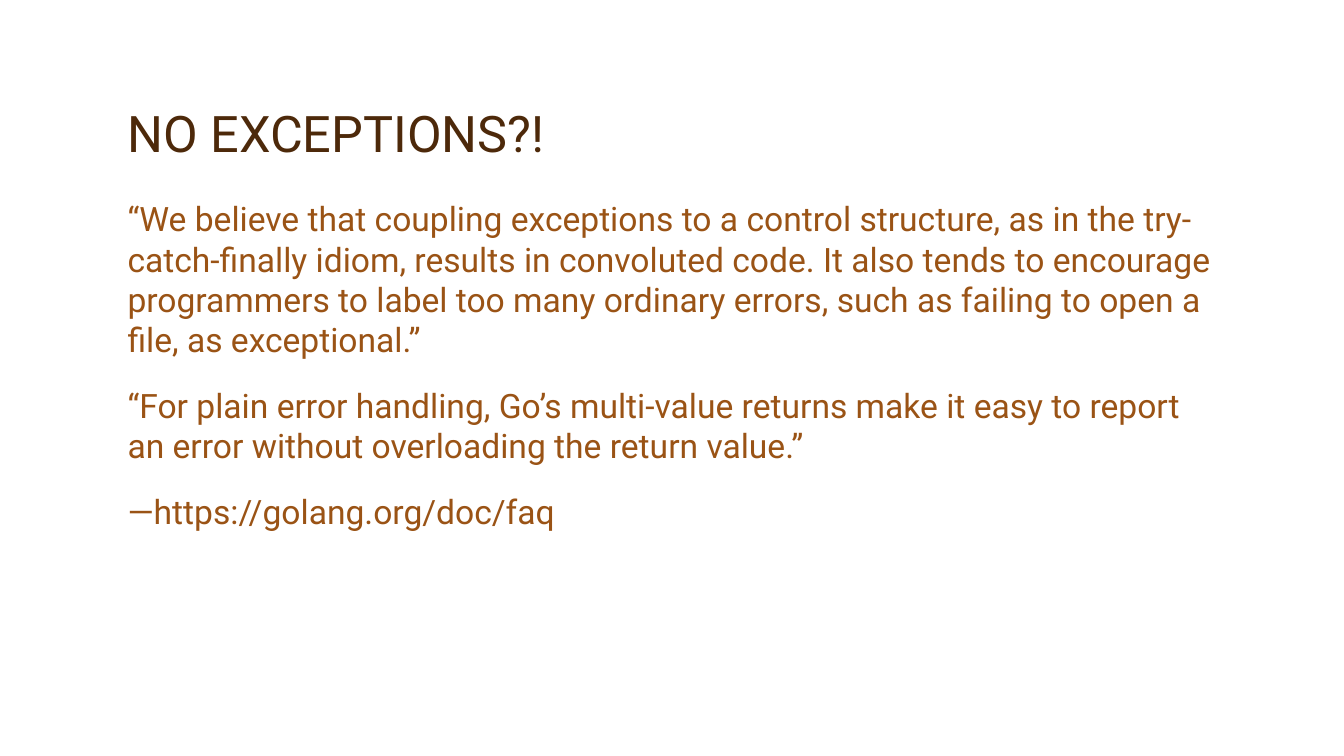
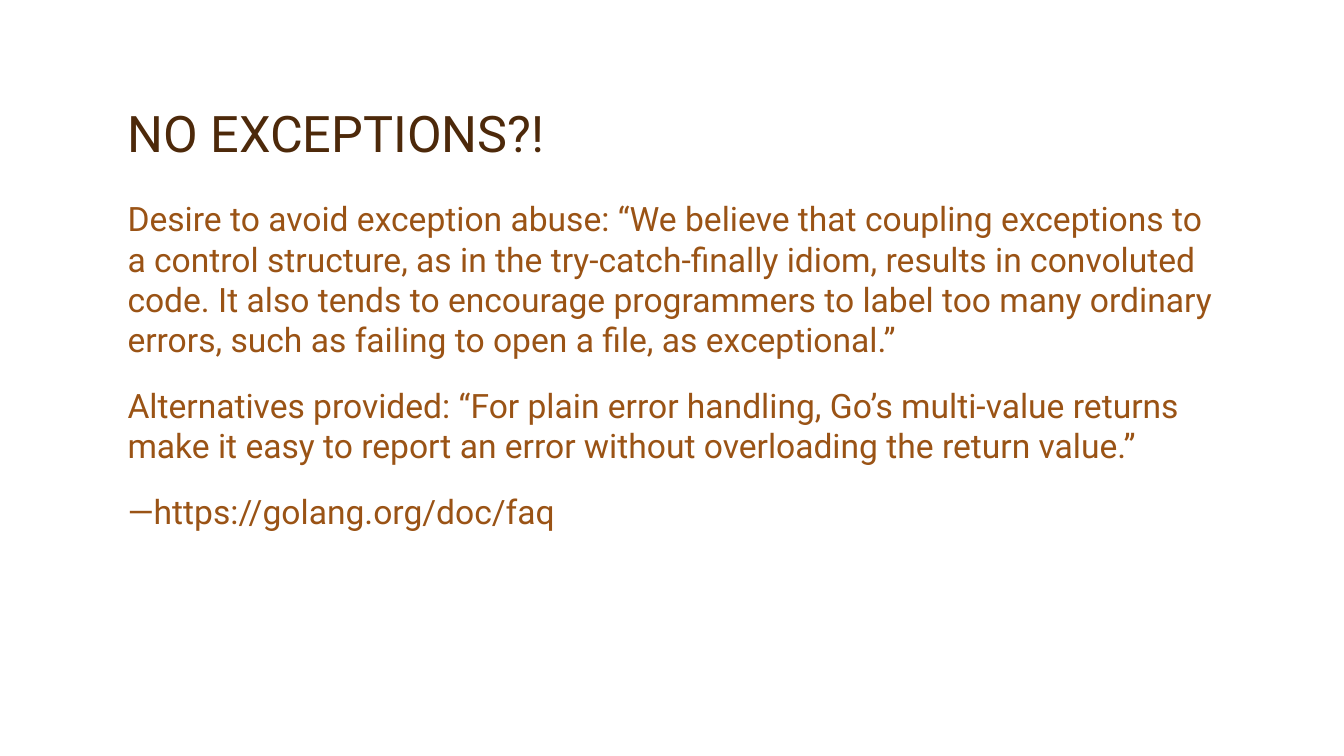
Before and after one commit to jaymcgavren/presentations, a slide deck: slide 32 of go/phillyete/2019/golang_phillyete_2019.pptx (slide 25 before the commit). Drawn at 1344x756 pixels with LibreOffice and Linux fonts; fonts in the diff are those of the drawing; background and template pictures are left out. Boxes give left, top, right and bottom in pixels: in the first picture for what was removed or moved away, otherwise in the second. Text is boxed around its words. In the diff, an @@ line names an element or a change of style, - is before the commit and + after.

```diff
--- a/go/phillyete/2019/golang_phillyete_2019.pptx
+++ b/go/phillyete/2019/golang_phillyete_2019.pptx
@@ text at box(128, 205, 1212, 465): text changed @@
-“We believe that coupling exceptions to a control structure, as in the try-catch-finally idiom, results in convoluted code. It also tends to encourage programmers to label too many ordinary errors, such as failing to open a file, as exceptional.”
-“For plain error handling, Go’s multi-value returns make it easy to report an error without overloading the return value.”
+Desire to avoid exception abuse: “We believe that coupling exceptions to a control structure, as in the try-catch-finally idiom, results in convoluted code. It also tends to encourage programmers to label too many ordinary errors, such as failing to open a file, as exceptional.”
+Alternatives provided: “For plain error handling, Go’s multi-value returns make it easy to report an error without overloading the return value.”
```
Also in this commit, not shown: 35 other slides changed, 38 slides added, 32 slides removed.
